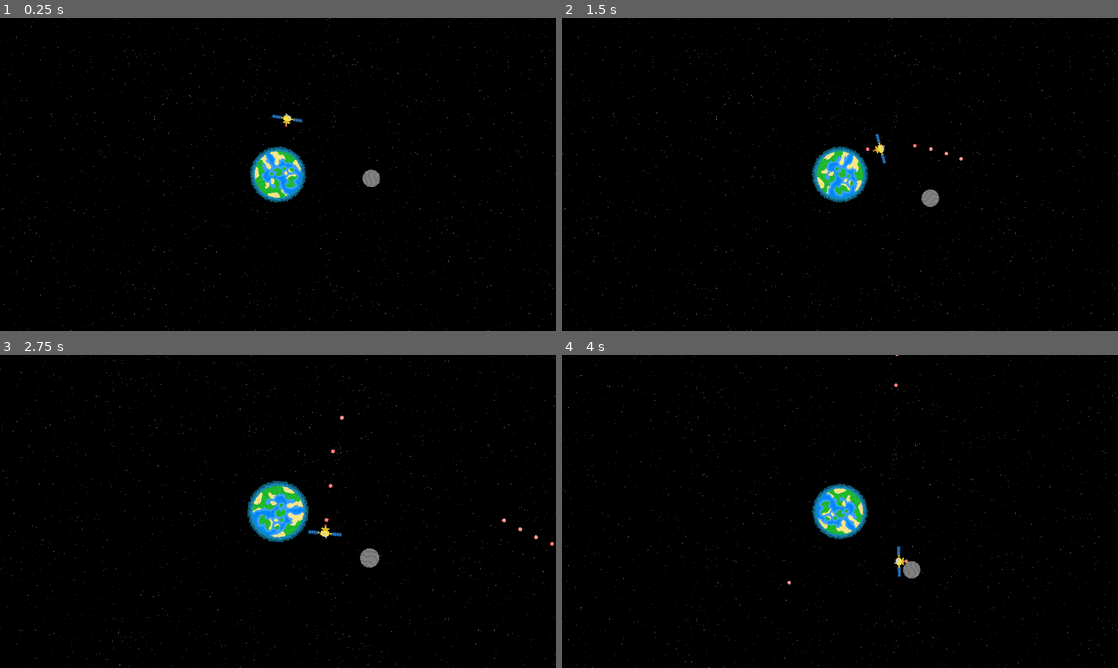
Above: before the commit, frames 1-4 (two rows, left to right).
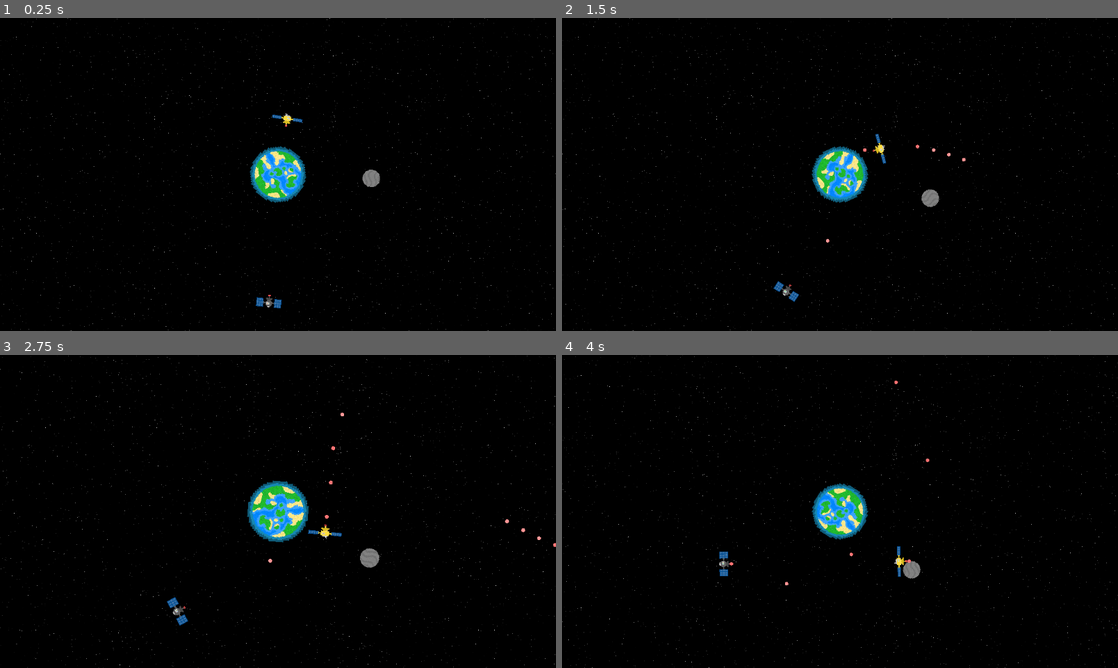
Above: after the commit, the same moments.

Repository: Birb-Games/gmtk-2025
Game: Godot game, scene res://scenes/main.tscn
Same seed, same stepped clock (60 frames per second), same inputs: the game is played once before the commit and once after it.
Inputs (mouse positions are in pixels of both pictures, inside the frame that each line leads up to):
- Up to frame 1 (0.25 s): no input
- Up to frame 2 (1.5 s): move the mouse to (962, 158) at 0.52 s; press the mouse at (962, 158) at 0.53 s; hold Right (right) 0.53-1.28 s; move the mouse to (728, 190) at 1.27 s; release the mouse at (728, 190) at 1.28 s; hold Down (down) from 1.28 s (still down); click (728, 190) at 1.35 s
- Up to frame 3 (2.75 s): move the mouse to (333, 442) at 2.02 s; release Down (down) at 2.03 s; press the mouse at (333, 442) at 2.03 s; hold Right (right) from 2.03 s (still down); tap Mouse wheel up (zoom_camera_in) at 2.1 s
- Up to frame 4 (4 s): move the mouse to (812, 574) at 2.77 s; release Right (right) at 2.78 s; release the mouse at (812, 574) at 2.78 s; hold Up (up) 2.78-3.53 s; tap Mouse wheel down (zoom_camera_out) at 2.85 s; click (812, 574) at 3.05 s; move the mouse to (1006, 558) at 3.52 s; press the mouse at (1006, 558) at 3.53 s; hold A (left) from 3.53 s (still down)

The runs differ from the first frame. In frame 1, 0.1% of the frame differs, in the area x 46-51%, y 88-93%; in frame 2, 0.2%; in frame 3, 0.3%, in the area x 30-100%, y 18-87%; in frame 4, 0.2%.

Commit message:
started work on satellite

Diff:
--- /dev/null
+++ b/scenes/enemy_satellite.tscn
@@ -0,0 +1,53 @@
+[gd_scene load_steps=9 format=3 uid="uid://cgx3wsdprifbh"]
+
+[ext_resource type="Script" uid="uid://cuuahylac5uu8" path="res://scripts/enemy_satellite.gd" id="1_vk63w"]
+[ext_resource type="PackedScene" uid="uid://cx3nupylfohle" path="res://scenes/bullet.tscn" id="2_6irqn"]
+[ext_resource type="PackedScene" uid="uid://dir8wcbllcrq7" path="res://scenes/debris.tscn" id="3_wuh1q"]
+[ext_resource type="Texture2D" uid="uid://rjsysmwym2tc" path="res://assets/textures/enemy_satellite1.png" id="4_6irqn"]
+
+[sub_resource type="AtlasTexture" id="AtlasTexture_dnvrx"]
+atlas = ExtResource("4_6irqn")
+region = Rect2(0, 0, 46, 23)
+
+[sub_resource type="AtlasTexture" id="AtlasTexture_wuh1q"]
+atlas = ExtResource("4_6irqn")
+region = Rect2(46, 0, 46, 23)
+
+[sub_resource type="SpriteFrames" id="SpriteFrames_h3kc3"]
+animations = [{
+"frames": [{
+"duration": 1.0,
+"texture": SubResource("AtlasTexture_dnvrx")
+}, {
+"duration": 1.0,
+"texture": SubResource("AtlasTexture_wuh1q")
+}],
+"loop": true,
+"name": &"default",
+"speed": 2.0
+}]
+
+[sub_resource type="RectangleShape2D" id="RectangleShape2D_k48ca"]
+size = Vector2(69, 26)
+
+[node name="EnemySatellite" type="Area2D"]
+script = ExtResource("1_vk63w")
+bullet_scene = ExtResource("2_6irqn")
+debris_scene = ExtResource("3_wuh1q")
+
+[node name="AnimatedSprite2D" type="AnimatedSprite2D" parent="."]
+scale = Vector2(1.5, 1.5)
+sprite_frames = SubResource("SpriteFrames_h3kc3")
+autoplay = "default"
+
+[node name="CollisionShape2D" type="CollisionShape2D" parent="."]
+position = Vector2(-0.5, 5)
+shape = SubResource("RectangleShape2D_k48ca")
+
+[node name="BulletSpawnPos" type="Node2D" parent="."]
+position = Vector2(0, -16)
+
+[node name="Marker2D" type="Marker2D" parent="BulletSpawnPos"]
+position = Vector2(0, 1)
+
+[connection signal="area_entered" from="." to="." method="_on_area_entered"]
--- a/scenes/planet.tscn
+++ b/scenes/planet.tscn
@@ -6,6 +6,7 @@
 [ext_resource type="PackedScene" uid="uid://rl7rou56kuhg" path="res://scenes/earth.tscn" id="3_ggt7d"]
 [ext_resource type="PackedScene" uid="uid://cfnsaojiroi77" path="res://scenes/moon.tscn" id="5_48b8c"]
 [ext_resource type="Script" uid="uid://dhtha4j8jelh4" path="res://scripts/camera.gd" id="6_3s4jt"]
+[ext_resource type="PackedScene" uid="uid://cgx3wsdprifbh" path="res://scenes/enemy_satellite.tscn" id="7_1wmcx"]
 
 [node name="Planet" type="Node2D" node_paths=PackedStringArray("center_object")]
 script = ExtResource("1_h8ms6")
@@ -26,4 +27,7 @@
 zoom = Vector2(0.75, 0.75)
 script = ExtResource("6_3s4jt")
 
+[node name="EnemySatellite" parent="." instance=ExtResource("7_1wmcx")]
+position = Vector2(0, 350)
+
 [connection signal="area_entered" from="Earth" to="Earth" method="_on_area_entered"]
--- a/scenes/player_satellite.tscn
+++ b/scenes/player_satellite.tscn
@@ -28,7 +28,7 @@
 }]
 
 [sub_resource type="RectangleShape2D" id="RectangleShape2D_fg65h"]
-size = Vector2(22, 22)
+size = Vector2(22, 19)
 
 [node name="PlayerSatellite" type="Area2D"]
 script = ExtResource("1_jnxjw")
@@ -41,11 +41,11 @@
 autoplay = "default"
 
 [node name="CollisionShape2D" type="CollisionShape2D" parent="."]
-position = Vector2(0, 2)
+position = Vector2(0, 0.5)
 shape = SubResource("RectangleShape2D_fg65h")
 
 [node name="BulletSpawnPos" type="Node2D" parent="."]
-position = Vector2(0, -16)
+position = Vector2(0, -24)
 
 [node name="Marker2D" type="Marker2D" parent="BulletSpawnPos"]
 
--- a/scripts/bullet.gd
+++ b/scripts/bullet.gd
@@ -25,3 +25,9 @@
 func _on_area_entered(area: Area2D) -> void:
 	if area is SpaceObject:
 		queue_free()
+	elif area is EnemySatellite:
+		queue_free()
+	elif area is Player:
+		queue_free()
+	elif area is Debris:
+		queue_free()
--- a/scripts/debris.gd
+++ b/scripts/debris.gd
@@ -17,3 +17,5 @@
 		queue_free()
 	elif area is Player:
 		queue_free()
+	elif area is Bullet:
+		queue_free()
--- /dev/null
+++ b/scripts/enemy_satellite.gd
@@ -0,0 +1,66 @@
+class_name EnemySatellite
+
+extends Area2D
+
+@onready var level: Level = $/root/Main/Planet
+
+@export var shoot_cooldown: float = 1.0
+@export var orbital_speed: float = 100.0
+@export var speed: float = 120.0
+@export var bullet_scene: PackedScene
+@export var debris_scene: PackedScene
+var shoot_timer: float = 0.0
+
+@export var max_health: int = 10
+var health: int
+
+func _ready() -> void:
+	shoot_timer = shoot_cooldown
+	health = max_health
+	if randi() % 2 == 0:
+		orbital_speed *= -1.0
+
+func shoot() -> void:
+	if shoot_timer > 0.0:
+		return
+	shoot_timer = shoot_cooldown
+	var bullet: Bullet = bullet_scene.instantiate()
+	bullet.rotation = rotation
+	bullet.position = $BulletSpawnPos.global_position
+	level.add_child(bullet)
+
+func get_vel() -> Vector2:
+	return Vector2(-position.y, position.x).normalized() * orbital_speed
+
+func _process(delta: float) -> void:
+	# Rotate around center (0, 0)
+	position += get_vel() * delta
+	# Set rotation
+	var player = level.get_node_or_null("PlayerSatellite")
+	if player != null:
+		var angle = (player.position - position).angle() + deg_to_rad(90.0)
+		rotation = angle
+		shoot_timer -= delta
+
+	shoot()
+
+	if health <= 0:
+		explode()
+
+func explode():
+	for i in range(15):
+		var angle = randf() * 2.0 * PI
+		var debris: SpaceObject = debris_scene.instantiate()
+		var dist = randf() * 15.0
+		var debris_scale = randf_range(0.25, 0.5)
+		debris.scale = Vector2(debris_scale, debris_scale)
+		debris.position = position + dist * Vector2(cos(angle), sin(angle))
+		debris.velocity = Vector2(cos(angle), sin(angle)) * 80.0
+		level.call_deferred("add_child", debris)
+	queue_free()
+
+func _on_area_entered(area: Area2D) -> void:
+	if area is Bullet:
+		health -= 1
+	elif area is Player:
+		health = 0
--- a/scripts/player_satellite.gd
+++ b/scripts/player_satellite.gd
@@ -51,11 +51,13 @@
 		bullet.position = $BulletSpawnPos.global_position
 		level.add_child(bullet)
 
+func get_vel() -> Vector2:
+	return Vector2(-position.y, position.x).normalized() * orbital_speed
+
 func _process(delta: float) -> void:
 	move(delta)
 	# Rotate around center (0, 0)
-	var vel = Vector2(-position.y, position.x).normalized()
-	position += vel * orbital_speed * delta
+	position += get_vel() * delta
 
 	# Set rotation
 	var diff = get_global_mouse_position() - global_position
@@ -89,7 +91,7 @@
 			health -= 1
 		else:
 			health = 0
-	elif area is Debris:
+	elif area is Debris or area is Bullet:
 		health -= 1
-	elif area is SpaceObject:
+	elif area is SpaceObject or area is EnemySatellite:
 		health = 0
Binary file added: assets/textures/enemy_satellite1.png
Not shown, added: assets/textures/enemy_satellite1.png.import
Not shown: 1 places in scenes/planet.tscn that only renumber resources
Not shown, added: scripts/enemy_satellite.gd.uid
